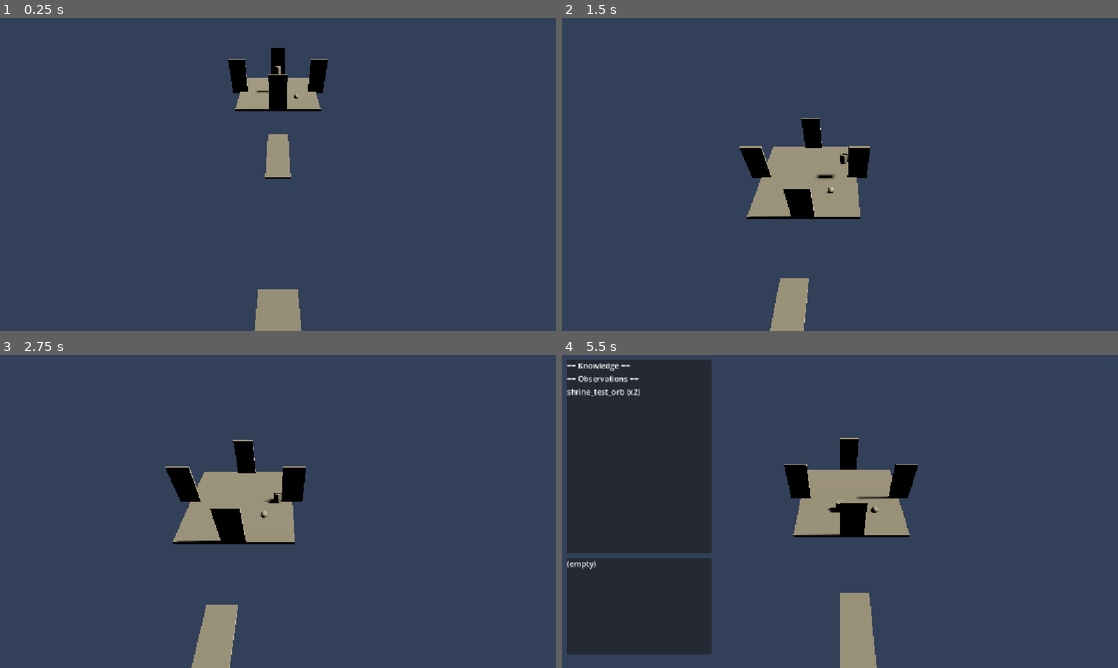
Above: before the commit, frames 1-4 (two rows, left to right).
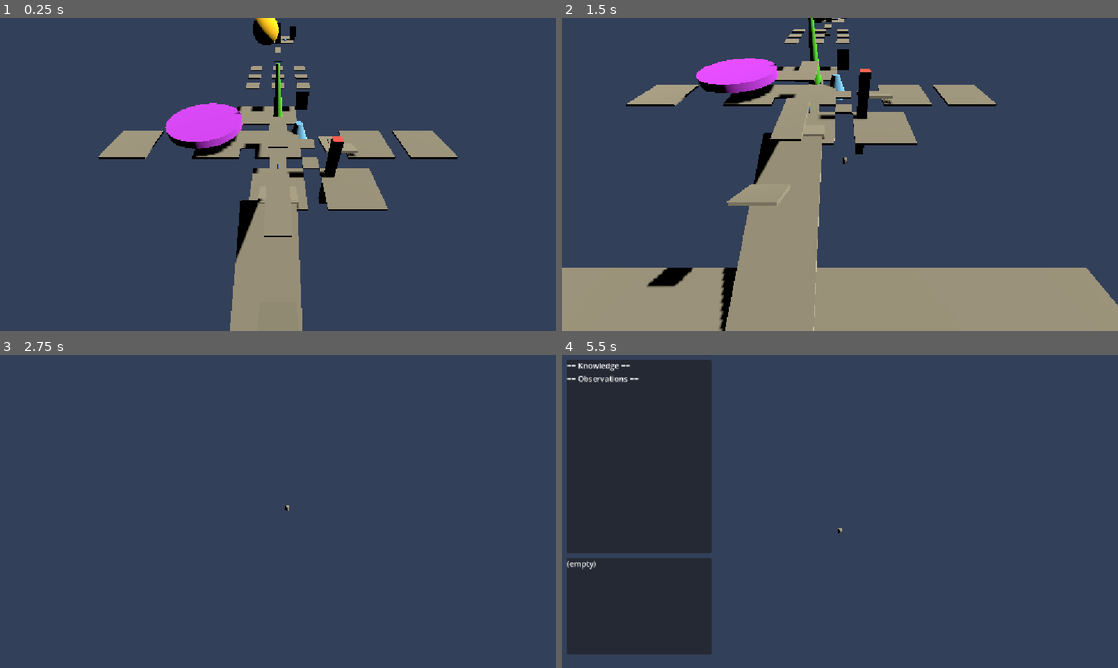
Above: after the commit, the same moments.

Repository: ahmadmuteen64-droid/Ashfall
Game: Godot game, scene res://scenes/world/main.tscn
Same seed, same stepped clock (60 frames per second), same inputs: the game is played once before the commit and once after it.
Inputs (mouse positions are in pixels of both pictures, inside the frame that each line leads up to):
- Up to frame 1 (0.25 s): no input
- Up to frame 2 (1.5 s): tap Enter at 0.5 s; move the mouse to (962, 158) at 0.52 s; hold D (move_right) 0.53-1.25 s; hold E (interact) 0.53-1.25 s; click (962, 158) at 0.67 s; tap Space (jump) at 0.77 s; drag from (728, 190) to (812, 237) at 1.27 s
- Up to frame 3 (2.75 s): move the mouse to (333, 442) at 2.02 s; hold D (move_right) from 2.03 s (still down); hold Shift (sprint) from 2.03 s (still down)
- Up to frame 4 (5.5 s): release D (move_right) at 2.75 s; release Shift (sprint) at 2.75 s; tap Space (jump) at 2.75, 3.77 s; drag from (812, 574) to (673, 464) at 2.77 s; move the mouse to (1006, 558) at 3.52 s; hold A (move_left) 3.53-4.25 s; hold J (journal) 3.53-4.25 s; drag from (673, 464) to (756, 433) at 4.27 s; move the mouse to (867, 511) at 5.02 s; hold S (move_backward) from 5.03 s (still down); hold E (interact) from 5.03 s (still down); click (867, 511) at 5.17 s

The runs differ from the first frame. In frame 1, 15% of the frame differs, in the area x 17-83%, y 0-100%; in frame 2, 32%, in the area x 0-100%, y 0-100%; in frame 3, 6.7%; in frame 4, 6.5%.

Commit message:
Single plane + 3rd person camera + colored interactables
All elements grounded to y=0:
- Player spawn moved to (0,0,0) from (0,3,-60)
- Crystal_Resonant/Collect lifted from y=-4.8 to y=0
- Moss_Plaza/Station_Plaza/Gate_HiddenPath lowered from y=4+ to y=0
- Landmarks lowered to sit on ground plane
- Region_Garden fixed from y=-4.3

Camera: 3rd person behind player (0,8,12) looking down.

Colored interactables for testing:
- Blue: EXAMINE (TestInteractable, Crystal_Resonant, Moss_Plaza, Vine_Forest)
- Green: COLLECT (Crystal_Collect)
- Orange: ACTIVATE (Station_Plaza)
- Gold/Purple/Red: Landmarks

Fixed player.tscn UID reference after controller rename.

Co-Authored-By: Claude <noreply@anthropic.com>

Diff:
--- a/scenes/world/main.tscn
+++ b/scenes/world/main.tscn
@@ -34,29 +34,44 @@
 ambient_light_color = Color(0.35, 0.35, 0.4, 1)
 ambient_light_energy = 0.6
 
+[sub_resource type="StandardMaterial3D" id="StandardMaterial3D_u2p2s"]
+albedo_color = Color(0.2, 0.5, 1, 1)
+
 [sub_resource type="SphereMesh" id="SphereMesh_r1kpy"]
 radius = 0.3
 height = 0.6
 
 [sub_resource type="SphereShape3D" id="SphereShape3D_i5mec"]
 
+[sub_resource type="StandardMaterial3D" id="StandardMaterial3D_llfdw"]
+albedo_color = Color(0.2, 0.5, 1, 1)
+
 [sub_resource type="BoxMesh" id="BoxMesh_i5mec"]
 size = Vector3(0.3, 0.6, 0.3)
 
 [sub_resource type="BoxShape3D" id="BoxShape3D_5bu78"]
 size = Vector3(0.5, 0.8, 0.5)
 
+[sub_resource type="StandardMaterial3D" id="StandardMaterial3D_80eyj"]
+albedo_color = Color(0.2, 1, 0.3, 1)
+
 [sub_resource type="BoxMesh" id="BoxMesh_5bu78"]
 size = Vector3(0.25, 0.5, 0.25)
 
 [sub_resource type="BoxShape3D" id="BoxShape3D_pibea"]
 size = Vector3(0.4, 0.6, 0.4)
 
+[sub_resource type="StandardMaterial3D" id="StandardMaterial3D_wlwgd"]
+albedo_color = Color(0.2, 0.5, 1, 1)
+
 [sub_resource type="BoxMesh" id="BoxMesh_pibea"]
 size = Vector3(0.5, 0.1, 0.5)
 
 [sub_resource type="BoxShape3D" id="BoxShape3D_bolr6"]
 size = Vector3(0.6, 0.15, 0.6)
+
+[sub_resource type="StandardMaterial3D" id="StandardMaterial3D_4m2ge"]
+albedo_color = Color(0.2, 0.5, 1, 1)
 
 [sub_resource type="CylinderMesh" id="CylinderMesh_bolr6"]
 top_radius = 0.05
@@ -67,6 +82,9 @@
 height = 1.2
 radius = 0.15
 
+[sub_resource type="StandardMaterial3D" id="StandardMaterial3D_exqdm"]
+albedo_color = Color(1, 0.5, 0.1, 1)
+
 [sub_resource type="BoxMesh" id="BoxMesh_hbyw3"]
 size = Vector3(1, 1.5, 1)
 
@@ -87,6 +105,9 @@
 
 [sub_resource type="BoxMesh" id="BoxMesh_llfdw"]
 size = Vector3(4, 0.3, 6)
+
+[sub_resource type="StandardMaterial3D" id="StandardMaterial3D_713oj"]
+albedo_color = Color(1, 0.8, 0.1, 1)
 
 [sub_resource type="SphereMesh" id="SphereMesh_80eyj"]
 radius = 4.0
@@ -94,19 +115,31 @@
 radial_segments = 16
 rings = 8
 
+[sub_resource type="StandardMaterial3D" id="StandardMaterial3D_r3w6i"]
+albedo_color = Color(0.3, 0.8, 0.2, 1)
+
 [sub_resource type="CylinderMesh" id="CylinderMesh_wlwgd"]
 top_radius = 0.2
 bottom_radius = 1.0
 height = 12.0
 
+[sub_resource type="StandardMaterial3D" id="StandardMaterial3D_ggkmy"]
+albedo_color = Color(0.7, 0.2, 1, 1)
+
 [sub_resource type="CylinderMesh" id="CylinderMesh_4m2ge"]
 top_radius = 5.0
 bottom_radius = 5.0
 height = 1.0
 
+[sub_resource type="StandardMaterial3D" id="StandardMaterial3D_28gua"]
+albedo_color = Color(0.4, 0.7, 1, 1)
+
 [sub_resource type="CylinderMesh" id="CylinderMesh_u2p2s"]
 bottom_radius = 1.5
 height = 3.0
+
+[sub_resource type="StandardMaterial3D" id="StandardMaterial3D_e3mvx"]
+albedo_color = Color(1, 0.3, 0.3, 1)
 
 [sub_resource type="BoxMesh" id="BoxMesh_80eyj"]
 size = Vector3(1, 10, 1)
@@ -120,6 +153,7 @@
 distance = 15.0
 
 [node name="Camera3D" type="Camera3D" parent="CameraRig" unique_id=1943184754]
+transform = Transform3D(1, 0, 0, 0, 0.921061, 0.38941833, 0, -0.38941833, 0.921061, 0, 8, 12)
 current = true
 
 [node name="WorldEnvironment" type="WorldEnvironment" parent="." unique_id=2045674000]
@@ -134,7 +168,6 @@
 script = ExtResource("5_7tdlr")
 
 [node name="Player" parent="." unique_id=153334260 instance=ExtResource("3_tt8nk")]
-transform = Transform3D(1, 0, 0, 0, 1, 0, 0, 0, 1, 0, 3, -60)
 
 [node name="InteractionSensor" type="Area3D" parent="Player" unique_id=491842941]
 script = ExtResource("5_6r0uj")
@@ -153,6 +186,7 @@
 
 [node name="Visual" type="MeshInstance3D" parent="LevelRoot/TestInteractable" unique_id=860051186]
 transform = Transform3D(1, 0, 0, 0, 1, 0, 0, 0, 1, 2.3121266, 0.3, 0)
+material_override = SubResource("StandardMaterial3D_u2p2s")
 mesh = SubResource("SphereMesh_r1kpy")
 
 [node name="CollisionShape" type="CollisionShape3D" parent="LevelRoot/TestInteractable" unique_id=558017172]
@@ -165,7 +199,7 @@
 gate_id = "shrine_gate"
 
 [node name="Crystal_Resonant" type="Area3D" parent="LevelRoot" unique_id=1989163651]
-transform = Transform3D(1, 0, 0, 0, 1, 0, 0, 0, 1, 2, -4.6833773, 32)
+transform = Transform3D(1, 0, 0, 0, 1, 0, 0, 0, 1, 2, 0, 32)
 script = ExtResource("7_j0r68")
 interactable_id = "crystal_resonant"
 
@@ -177,13 +211,14 @@
 
 [node name="Visual" type="MeshInstance3D" parent="LevelRoot/Crystal_Resonant" unique_id=1440084803]
 transform = Transform3D(1, 0, 0, 0, 1, 0, 0, 0, 1, 0, 0.3, 0)
+material_override = SubResource("StandardMaterial3D_llfdw")
 mesh = SubResource("BoxMesh_i5mec")
 
 [node name="CollisionShape" type="CollisionShape3D" parent="LevelRoot/Crystal_Resonant" unique_id=273143012]
 shape = SubResource("BoxShape3D_5bu78")
 
 [node name="Crystal_Collect" type="Area3D" parent="LevelRoot" unique_id=78999405]
-transform = Transform3D(1, 0, 0, 0, 1, 0, 0, 0, 1, -2, -4.8387537, 30)
+transform = Transform3D(1, 0, 0, 0, 1, 0, 0, 0, 1, -2, 0, 30)
 script = ExtResource("7_j0r68")
 interact_type = 1
 interactable_id = "crystal_collect"
@@ -194,13 +229,14 @@
 
 [node name="Visual" type="MeshInstance3D" parent="LevelRoot/Crystal_Collect" unique_id=344795944]
 transform = Transform3D(1, 0, 0, 0, 1, 0, 0, 0, 1, 0, 0.25, 0)
+material_override = SubResource("StandardMaterial3D_80eyj")
 mesh = SubResource("BoxMesh_5bu78")
 
 [node name="CollisionShape" type="CollisionShape3D" parent="LevelRoot/Crystal_Collect" unique_id=2128153518]
 shape = SubResource("BoxShape3D_pibea")
 
 [node name="Moss_Plaza" type="Area3D" parent="LevelRoot" unique_id=703625071]
-transform = Transform3D(1, 0, 0, 0, 1, 0, 0, 0, 1, 4, 4.0778117, -14)
+transform = Transform3D(1, 0, 0, 0, 1, 0, 0, 0, 1, 4, 0, -14)
 script = ExtResource("7_j0r68")
 interact_type = 1
 interactable_id = "moss_plaza"
@@ -211,6 +247,7 @@
 
 [node name="Visual" type="MeshInstance3D" parent="LevelRoot/Moss_Plaza" unique_id=205931821]
 transform = Transform3D(1, 0, 0, 0, 1, 0, 0, 0, 1, 0, 0.05, 0)
+material_override = SubResource("StandardMaterial3D_wlwgd")
 mesh = SubResource("BoxMesh_pibea")
 
 [node name="CollisionShape" type="CollisionShape3D" parent="LevelRoot/Moss_Plaza" unique_id=861937164]
@@ -228,13 +265,14 @@
 
 [node name="Visual" type="MeshInstance3D" parent="LevelRoot/Vine_Forest" unique_id=1854874961]
 transform = Transform3D(1, 0, 0, 0, 1, 0, 0, 0, 1, 0, 0.5, 0)
+material_override = SubResource("StandardMaterial3D_4m2ge")
 mesh = SubResource("CylinderMesh_bolr6")
 
 [node name="CollisionShape" type="CollisionShape3D" parent="LevelRoot/Vine_Forest" unique_id=1788589559]
 shape = SubResource("CylinderShape3D_hbyw3")
 
 [node name="Station_Plaza" type="Area3D" parent="LevelRoot" unique_id=242163483]
-transform = Transform3D(1, 0, 0, 0, 1, 0, 0, 0, 1, -4, 3.7597628, -14)
+transform = Transform3D(1, 0, 0, 0, 1, 0, 0, 0, 1, -4, 0, -63.910378)
 script = ExtResource("7_j0r68")
 interact_type = 2
 interactable_id = "combine_station"
@@ -245,6 +283,7 @@
 
 [node name="Visual" type="MeshInstance3D" parent="LevelRoot/Station_Plaza" unique_id=1485261968]
 transform = Transform3D(1, 0, 0, 0, 1, 0, 0, 0, 1, 0, 0.75, 0)
+material_override = SubResource("StandardMaterial3D_exqdm")
 mesh = SubResource("BoxMesh_hbyw3")
 
 [node name="CollisionShape" type="CollisionShape3D" parent="LevelRoot/Station_Plaza" unique_id=2096824472]
@@ -252,13 +291,13 @@
 shape = SubResource("BoxShape3D_ubvmu")
 
 [node name="Gate_UnlockCache" parent="LevelRoot" unique_id=124852420 instance=ExtResource("9_85j56")]
-transform = Transform3D(1, 0, 0, 0, 1, 0, 0, 0, 1, -4, -5, 32)
+transform = Transform3D(1, 0, 0, 0, 1, 0, 0, 0, 1, -4, 0, 32)
 script = ExtResource("10_qip8x")
 require_flag = "unlock_resonance_lens"
 gate_id = "cache_gate"
 
 [node name="Gate_HiddenPath" parent="LevelRoot" unique_id=362980956 instance=ExtResource("9_85j56")]
-transform = Transform3D(1, 0, 0, 0, 1, 0, 0, 0, 1, 4, 4, -10)
+transform = Transform3D(1, 0, 0, 0, 1, 0, 0, 0, 1, 4, 0, -10)
 script = ExtResource("10_qip8x")
 require_flag = "unlock_resonance_lens"
 gate_id = "hidden_path_gate"
@@ -384,7 +423,7 @@
 transform = Transform3D(1, 0, 0, 0, 1, 0, 0, 0, 1, 2, 0, 2)
 
 [node name="Region_Garden" type="Node3D" parent="LevelRoot" unique_id=1545329170]
-transform = Transform3D(1.8087635, 0, 0, 0, 0.8845478, 0.3287082, 0, -0.22188412, 1.3104054, 0, -4.30515, 61.168762)
+transform = Transform3D(1.8087635, 0, 0, 0, 0.8845478, 0.3287082, 0, -0.22188412, 1.3104054, 0, 0, 70)
 
 [node name="Beacon_Garden" type="Area3D" parent="LevelRoot/Region_Garden" unique_id=2109111575]
 script = ExtResource("13_5bu78")
@@ -481,26 +520,31 @@
 mesh = SubResource("BoxMesh_llfdw")
 
 [node name="ShatteredDome" type="MeshInstance3D" parent="LevelRoot" unique_id=643137239]
-transform = Transform3D(1, 0, 0, 0, 1, 0, 0, 0, 1, 0, 12, 0)
+transform = Transform3D(1, 0, 0, 0, 1, 0, 0, 0, 1, -3.7614098, 4, -52.76506)
+material_override = SubResource("StandardMaterial3D_713oj")
 mesh = SubResource("SphereMesh_80eyj")
 
 [node name="DomeObservable" type="Node" parent="LevelRoot/ShatteredDome" unique_id=112841531]
 script = ExtResource("8_j0r68")
 
 [node name="CourtyardTree" type="MeshInstance3D" parent="LevelRoot" unique_id=2016088008]
-transform = Transform3D(1, 0, 0, 0, 1, 0, 0, 0, 1, 0, 6, -4)
+transform = Transform3D(1, 0, 0, 0, 1, 0, 0, 0, 1, 0, 3, -4)
+material_override = SubResource("StandardMaterial3D_r3w6i")
 mesh = SubResource("CylinderMesh_wlwgd")
 
 [node name="RingPlatform" type="MeshInstance3D" parent="LevelRoot" unique_id=424201300]
-transform = Transform3D(1, 0, 0, 0, 1, 0, 0, 0, 1, -10, 8, -2)
+transform = Transform3D(1, 0, 0, 0, 1, 0, 0, 0, 1, -10, 2, -2)
+material_override = SubResource("StandardMaterial3D_ggkmy")
 mesh = SubResource("CylinderMesh_4m2ge")
 
 [node name="Landmark_Fountain" type="MeshInstance3D" parent="LevelRoot" unique_id=800627511]
-transform = Transform3D(1, 0, 0, 0, 1, 0, 0, 0, 1, 3, 1.5, -3)
+transform = Transform3D(1, 0, 0, 0, 1, 0, 0, 0, 1, 3, 0, -3)
+material_override = SubResource("StandardMaterial3D_28gua")
 mesh = SubResource("CylinderMesh_u2p2s")
 
 [node name="Landmark_Obelisk" type="MeshInstance3D" parent="LevelRoot" unique_id=507936633]
-transform = Transform3D(1, 0, 0, 0, 1, 0, 0, 0, 1, 6, 5, 6)
+transform = Transform3D(1, 0, 0, 0, 1, 0, 0, 0, 1, 6, 0, 6)
+material_override = SubResource("StandardMaterial3D_e3mvx")
 mesh = SubResource("BoxMesh_80eyj")
 
 [node name="Fill_N" parent="LevelRoot" unique_id=2056362427 instance=ExtResource("12_i5mec")]
Not shown: 1 places in scenes/player/player.tscn that only renumber resources
